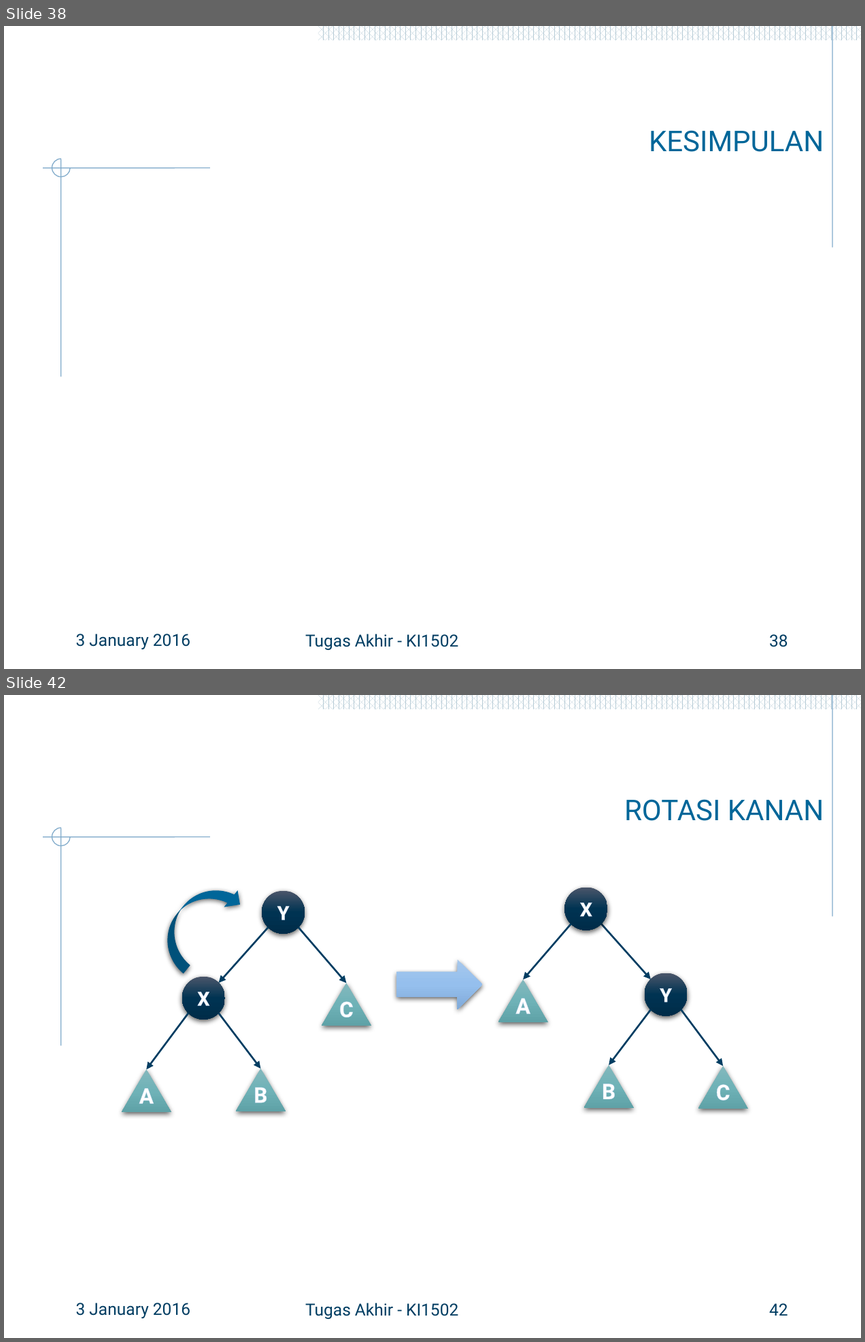
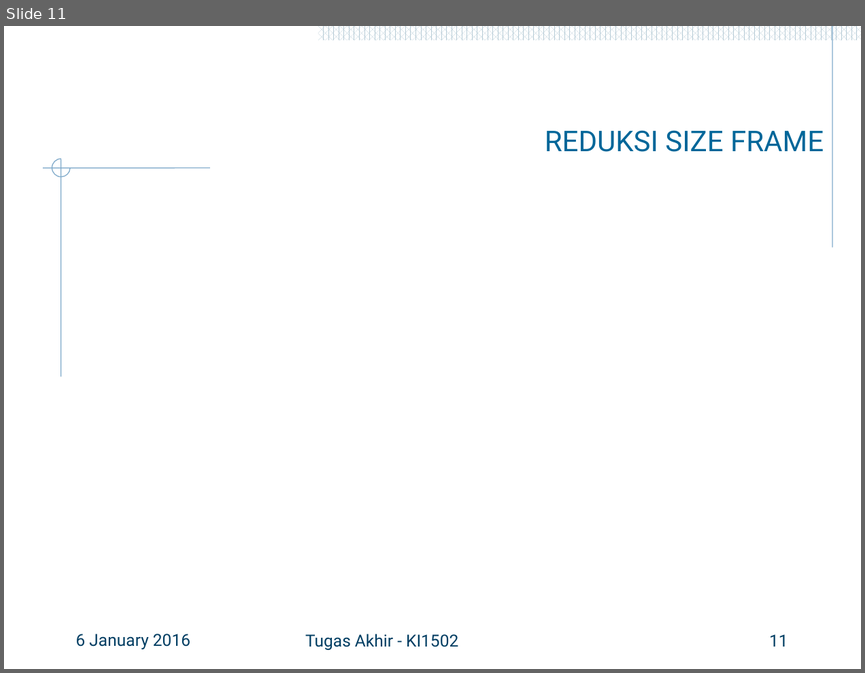
Before and after one commit to hamdimuzakkiy/bukuTA, a slide deck: 5112100091_Hamdi Ahmadi Muzakkiy.pptx. Shown one above the other, each under a label of ours: slides 38 and 42 before the commit, slide 11 after it; the slides between them are not shown. The pictures are 865x1342 and 865x673 pixels, drawn with LibreOffice and Linux fonts; fonts in the diff are those of the drawing; grey boxes stand for pictures; background and template pictures are left out. Boxes give left, top, right and bottom in pixels: in the first picture for what was removed or moved away, otherwise in the second. Text is boxed around its words. In the diff, an @@ line names an element or a change of style, - is before the commit and + after.

```diff
--- a/5112100091_Hamdi Ahmadi Muzakkiy.pptx
+++ b/5112100091_Hamdi Ahmadi Muzakkiy.pptx
@@ slide 42 removed at [4,695,861,1338], background #FFFFFF; not listed: 56 template elements that a slide beside it also shows @@
@@ title removed at [624,799,823,821] @@
-ROTASI KANAN
@@ curved down arrow removed at [151,869,247,974] @@
@@ group removed at [122,890,372,1113]: 4 arrows, 3 triangles, 2 ellipses @@
-X
-Y
-A
-B
-C
@@ group removed at [498,887,651,1022]: 2 arrows, 1 ellipse, 1 triangle @@
-X
-A
@@ right arrow removed at [396,959,482,1009] @@
@@ ellipse removed at [644,972,687,1015] @@
-Y
@@ arrow removed from (651, 1009) to (609, 1065) @@
@@ arrow removed from (681, 1009) to (723, 1066) @@
@@ triangle removed at [584,1065,634,1108] @@
-B
@@ triangle removed at [698,1066,748,1109] @@
-C
@@ text removed at [76,1302,190,1319] @@
-3 January 2016
@@ text removed at [305,1302,458,1319] @@
-Tugas Akhir - KI1502
@@ page number removed at [769,1303,788,1315] @@
-42
@@ what was slide 38 is now slide 11 @@
@@ slide 11 changed as well @@
@@ title at [545,130,823,152]: text changed @@
-KESIMPULAN
+REDUKSI SIZE FRAME
@@ text at [76,633,190,650]: text changed @@
-3 January 2016
+6 January 2016
@@ page number at [769,634,788,646]: text changed @@
-38
+11
```
Also in this commit, not shown: 9 other slides changed, 3 slides added, 36 other slides removed, 14 other files.
